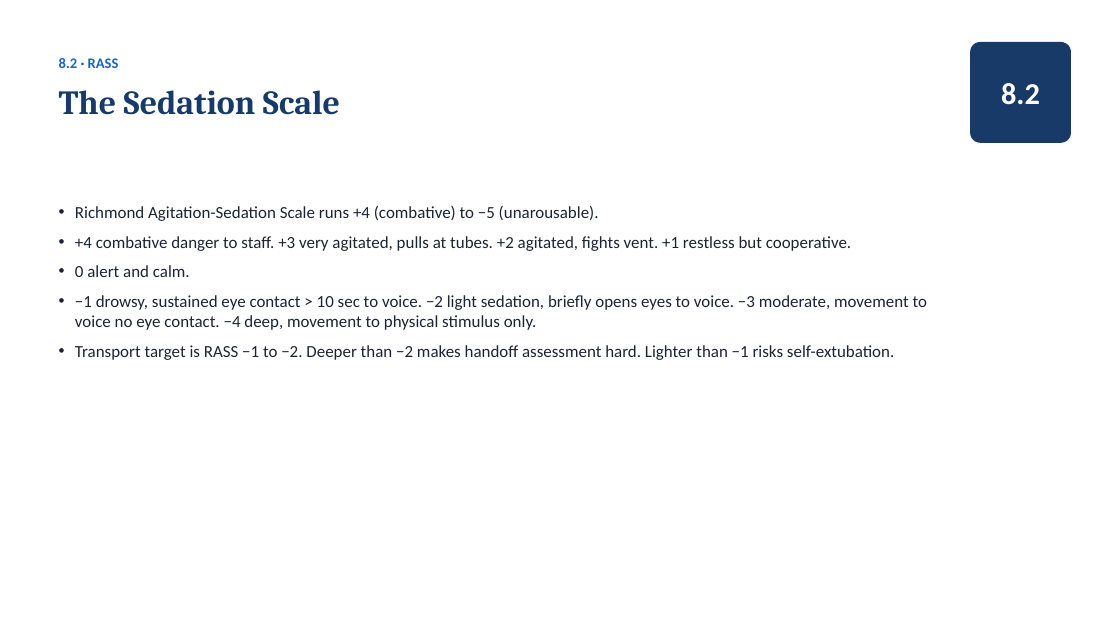
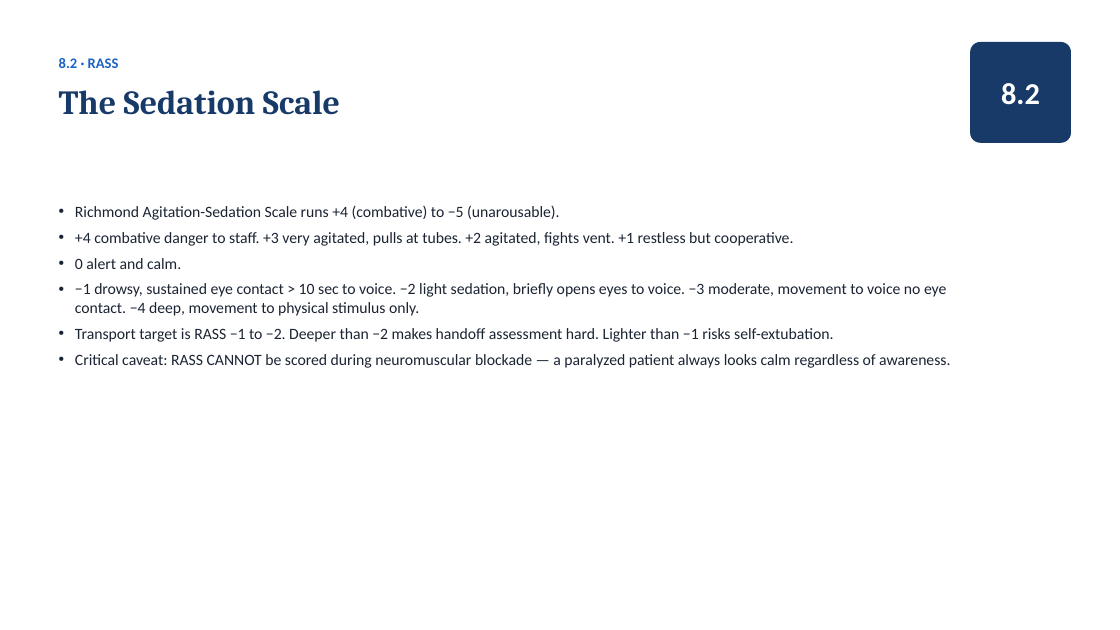
Before and after one commit to amr-kc-protocols/amr-kc-protocols, a slide deck: slide 79 of vta/slides/Ventilator_Academy_Full_Course.pptx. Drawn at 1120x630 pixels with LibreOffice and Linux fonts; fonts in the diff are those of the drawing. Boxes give left, top, right and bottom in pixels: in the first picture for what was removed or moved away, otherwise in the second. Text is boxed around its words. In the diff, an @@ line names an element or a change of style, - is before the commit and + after.

```diff
--- a/vta/slides/Ventilator_Academy_Full_Course.pptx
+++ b/vta/slides/Ventilator_Academy_Full_Course.pptx
@@ text at (75, 205, 946, 342): size 14.5 to 13.5 pt in "Richmond Agitation-Sedation Scale runs +4 (combative) to ...", "+4 combative danger to staff. +3 very ...", "0 alert and calm.", "−1 drowsy, sustained eye contact > 10 ..." and 1 more places; less space between paragraphs @@
@@ text at (75, 354, 950, 368): paragraph added @@
+• Critical caveat: RASS CANNOT be scored during neuromuscular blockade — a paralyzed patient always looks calm regardless of awareness.
```
Also in this commit, not shown: 2 other slides changed, 11 other files.
